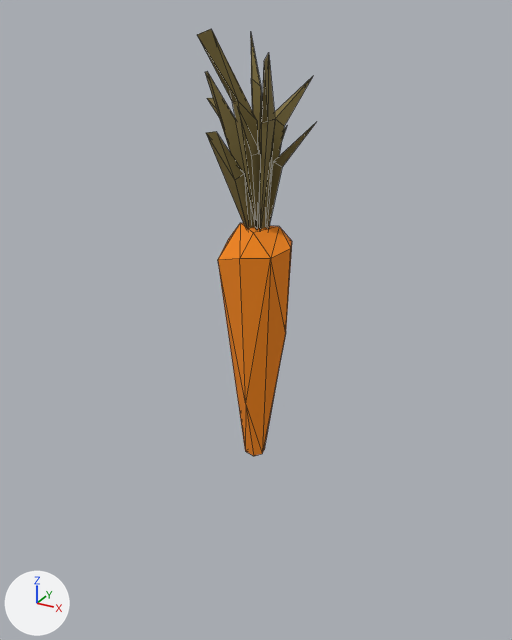
The FBX model Assets/ExternalAssets/STYLIZED Low Poly Fantasy Bundle/STYLIZED Fantasy Market - Low Poly 3D Art/FBX/SFM_FVC_Carrot.fbx: old version first, new version second.
Before and after are seen from a camera (50 mm lens) standing at (0.203, -0.371, 0.288) and looking at (-0.014, 0.022, 0.092). Every picture has the same lights, and +X, +Y and +Z are marked at lower left. The older version comes first. Mesh edges are drawn as thin lines.

The first picture shows 'SFM_FVC_Carrot'.
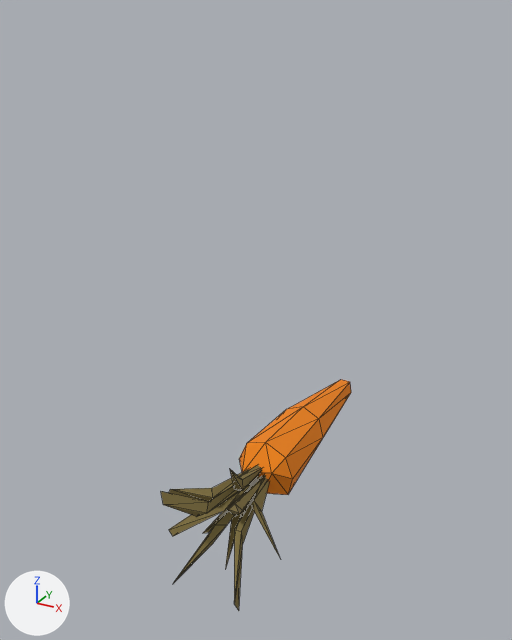
The change, as a list of edits to the scene's bpy script:
```text
Change me_sfm_fvc_carrot:
    used by ob_sfm_fvc_carrot; location = (0.0, 0.0, 0.0); rotation_euler = (1.571, 0.0, 0.0), in degrees (90, 0, 0); scale = (0.01, 0.01, 0.01)
    remove me_sfm_fvc_carrot.from_pydata(...)  # 101 vertices, 148 faces; spans x -4.2..4.2, y 0.0..27.8, z -4.0..4.0
    add me_sfm_fvc_carrot.from_pydata(...)  # 101 vertices, 148 faces; spans x -3.9..4.5, y -8.8..16.4, z -6.5..1.5
    me_sfm_fvc_carrot part 1: the loose piece of 22 vertices spanning x -2.5..2.0, y 0.0..16.5, z -2.9..1.8 is turned 180 degrees about the x axis through its middle, then moved by (0.3, -0.1, -1.5)
    me_sfm_fvc_carrot part 2: 10 loose pieces with 79 vertices, spanning x -4.2..4.2, y 15.6..27.8, z -4.0..4.0, are deleted
    me_sfm_fvc_carrot part 3
    79 vertices are added at x -3.9..4.5, y -8.8..1.0, z -6.5..1.5
    108 new faces join them
Change ob_sfm_fvc_carrot:
    ob_sfm_fvc_carrot.rotation_euler: (1.571, 0.0, 0.0) -> (0.0, 0.0, 0.0)  # degrees (90, 0, 0) -> degrees (0, 0, 0)
```

Changed parts and their boxes [x1, y1, x2, y2] in the pictures (512 x 640 px; the box of a moved part takes in the faces that stretch with it):
'SFM_FVC_Carrot', reshaped, turned
    before: [197, 29, 315, 456]
    after: [161, 380, 351, 611]
part 1 of me_sfm_fvc_carrot, moved or reshaped
    before: [218, 223, 292, 456]
    after: [239, 380, 351, 495]
part 2 of me_sfm_fvc_carrot, deleted (brown)
    before: [197, 29, 315, 229]
part 3 of me_sfm_fvc_carrot, added (brown)
    after: [161, 465, 280, 611]
